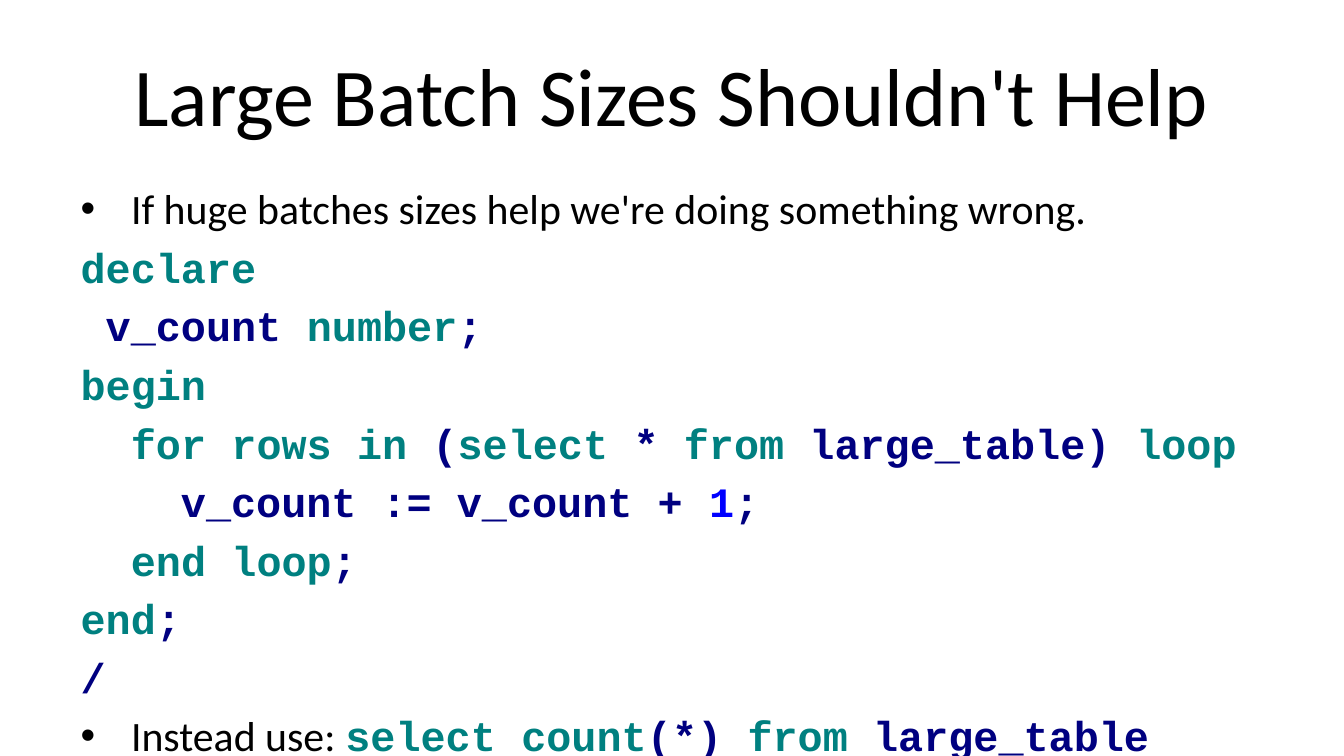
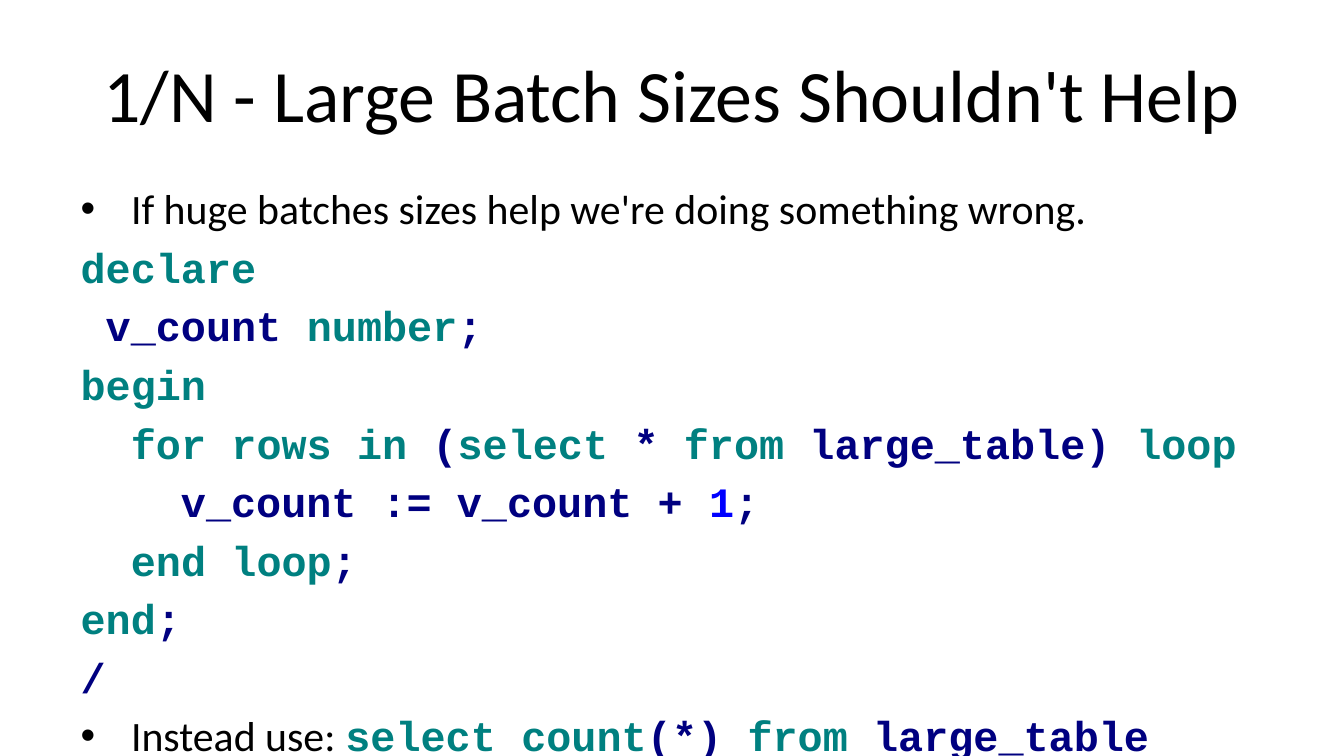
Before and after one commit to ProOracleSQL/space, a slide deck: slide 15 of examples/presentations/Practical Algorithm Analysis for Oracle Developers - Collaborate - 2019_281_Heller.pptx. Drawn at 1344x756 pixels with LibreOffice and Linux fonts; fonts in the diff are those of the drawing. Boxes give left, top, right and bottom in pixels: in the first picture for what was removed or moved away, otherwise in the second. Text is boxed around its words. In the diff, an @@ line names an element or a change of style, - is before the commit and + after.

```diff
--- a/examples/presentations/Practical Algorithm Analysis for Oracle Developers - Collaborate - 2019_281_Heller.pptx
+++ b/examples/presentations/Practical Algorithm Analysis for Oracle Developers - Collaborate - 2019_281_Heller.pptx
@@ title at (104,70,1240,135): text changed; size 44 to 39.6 pt @@
-Large Batch Sizes Shouldn't Help
+1/N - Large Batch Sizes Shouldn't Help
```
Also in this commit, not shown: 4 other slides changed.
